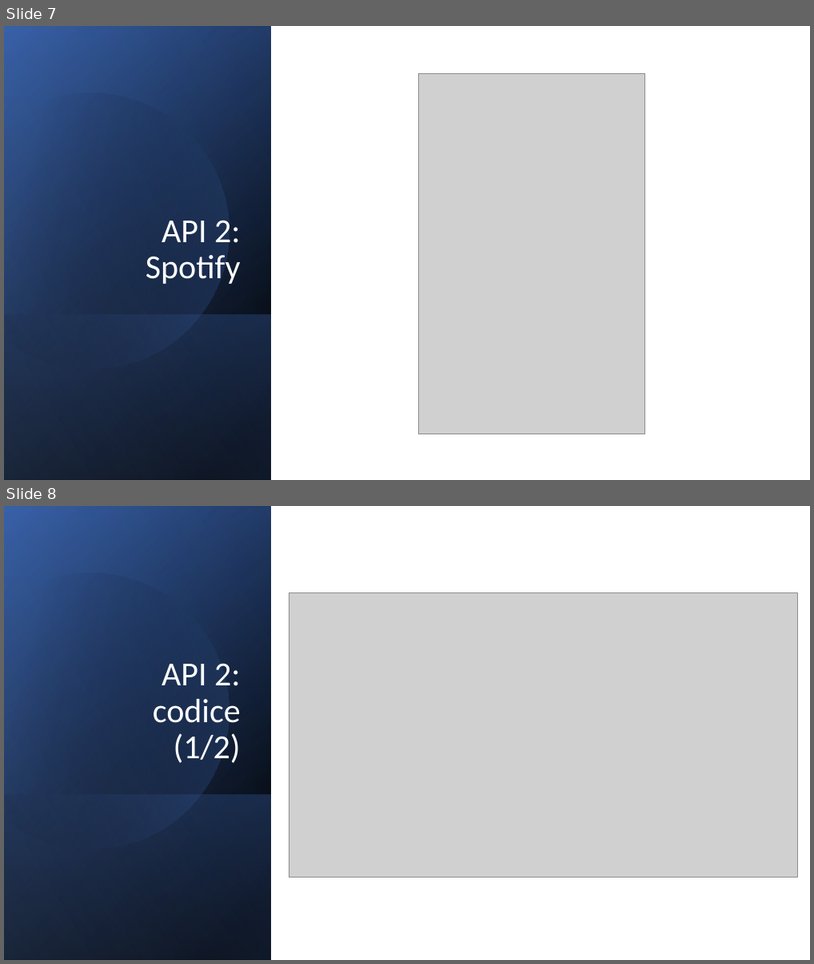
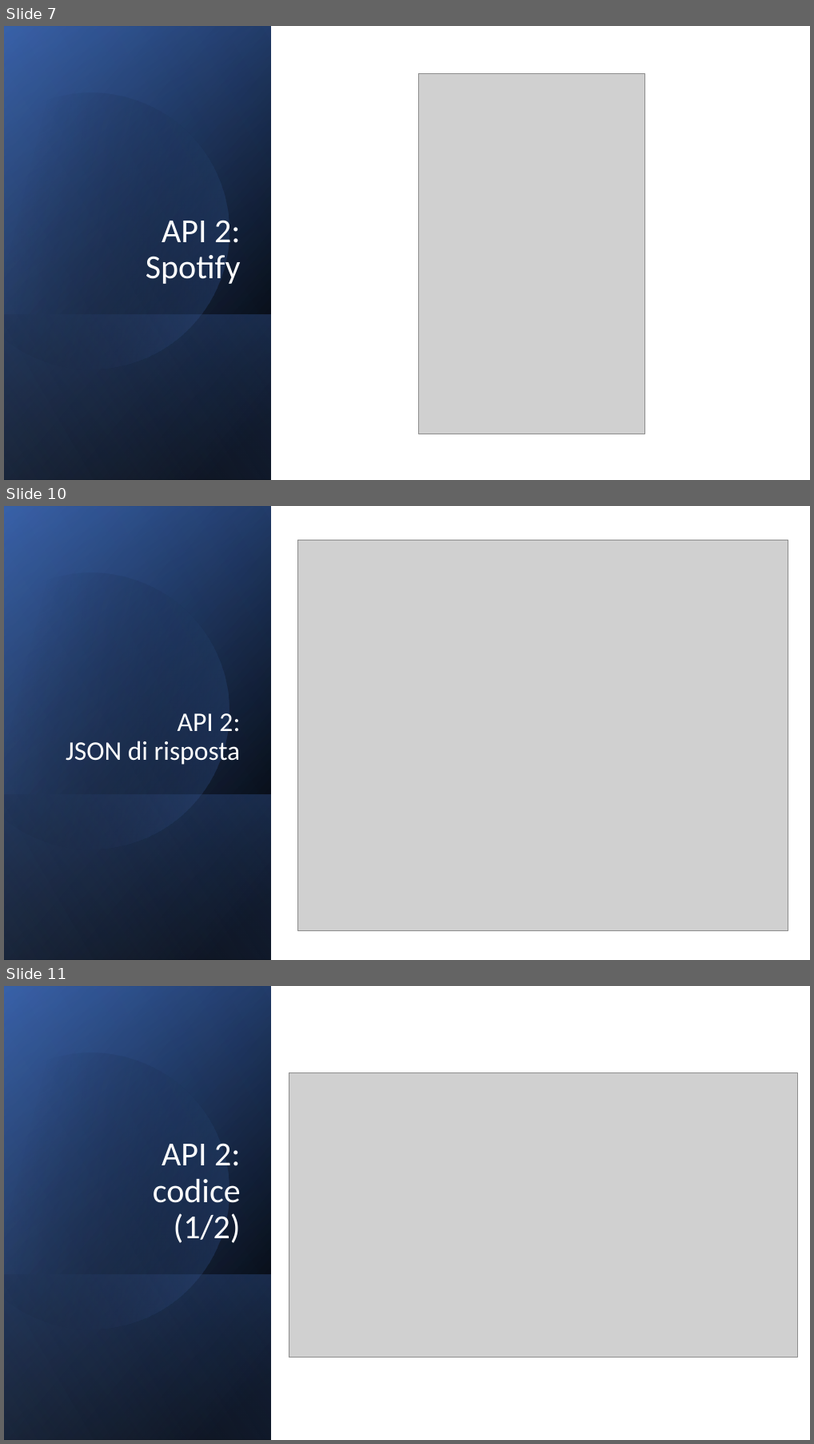
Before and after one commit to maravignaSimone/mhw3, a slide deck: mhw3.pptx. Shown one above the other, each under a label of ours: slides 7 and 8 before the commit, slides 7, 10 and 11 after it; the slides between them are not shown. The pictures are 814x964 and 814x1444 pixels, drawn with LibreOffice and Linux fonts; fonts in the diff are those of the drawing; grey boxes stand for pictures. Boxes give left, top, right and bottom in pixels: in the first picture for what was removed or moved away, otherwise in the second. Text is boxed around its words. In the diff, an @@ line names an element or a change of style, - is before the commit and + after.

```diff
--- a/mhw3.pptx
+++ b/mhw3.pptx
@@ slide 10 added at bbox=[4, 506, 810, 960], background #FFFFFF @@
@@ rectangle added at bbox=[4, 506, 810, 960], fill #FFFFFF @@
@@ rectangle added at bbox=[4, 506, 271, 960], fill gradient #000000 to #2F5597 @@
@@ rectangle added at bbox=[4, 507, 271, 960], fill gradient #000000 to #4472C4 @@
@@ rectangle added at bbox=[4, 506, 271, 959], fill gradient #000000 to #8FAADC @@
@@ freeform shape added at bbox=[4, 540, 262, 877], fill gradient #000000 to #4472C4 @@
@@ picture added at bbox=[298, 540, 789, 931] @@
@@ title added at bbox=[66, 713, 241, 764], 32 pt, text #FFFFFF @@
+API 2:
+JSON di risposta
@@ rectangle added at bbox=[4, 794, 271, 960], fill gradient #4472C4 to #000000 @@
@@ what was slide 8 is now slide 11 @@
```
Also in this commit, not shown: 2 slides changed, 1 other slide added.
